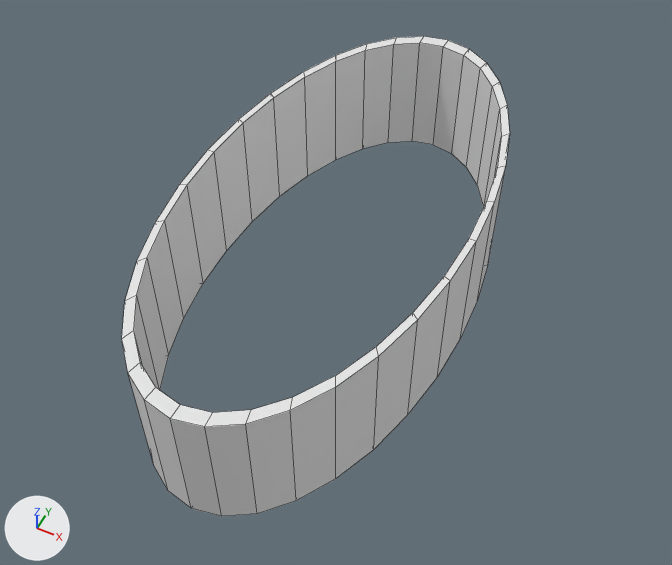
One commit to the OBJ model Assets/3DObjects/poca_fps.obj: the scene before it, then after it.
One viewpoint serves both versions: a camera (50 mm lens) standing at (10.31, -20.58, 23.76) and looking at (0.45, -0.87, -0.88). Lighting does not change. The marker at lower left points along +X, +Y and +Z. Mesh edges are drawn as thin lines. Where no turn or scale is listed for an object, it has been applied to the vertices.
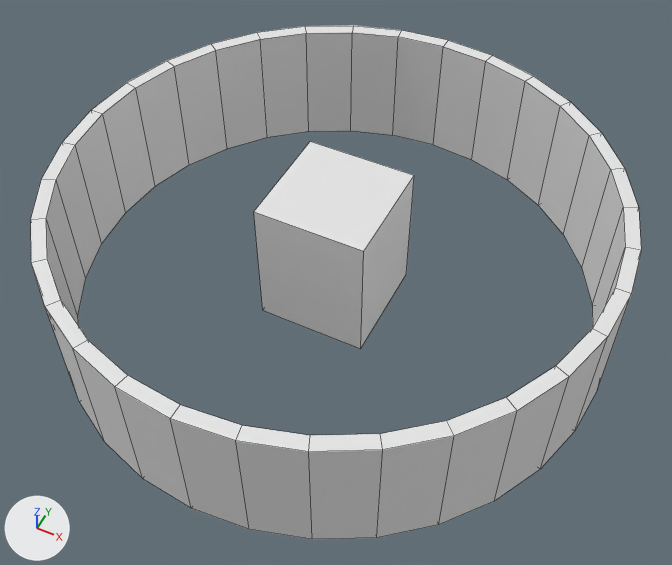
Where the change shows, as pixel boxes (x1, y1, x2, y2) in the pictures (672 x 565 px):
'Cylinder', mesh rescaled (57% wider, 7% taller): before (122, 36, 510, 516); after (31, 25, 641, 539)
'Cube.001', added: after (254, 141, 414, 348)

The change in detail:
me_cylinder has 128 vertices, 128 faces and spans x -5.0..5.0, y -10.0..10.0, z -2.5..2.5.
me_cylinder is used by ob_cylinder; location (0.0, 0.0, 0.0).
me_cylinder part 1: the whole mesh is scaled about its middle by (2, 1, 1).
Mesh me_cube_001 is new.
It is a box spanning x -2.0..2.0, y -2.0..2.0, z -2.5..2.5.
Object 'Cube.001' (ob_cube_001) is new; it shows me_cube_001.
Its location is (0.0, 0.0, 0.0).
